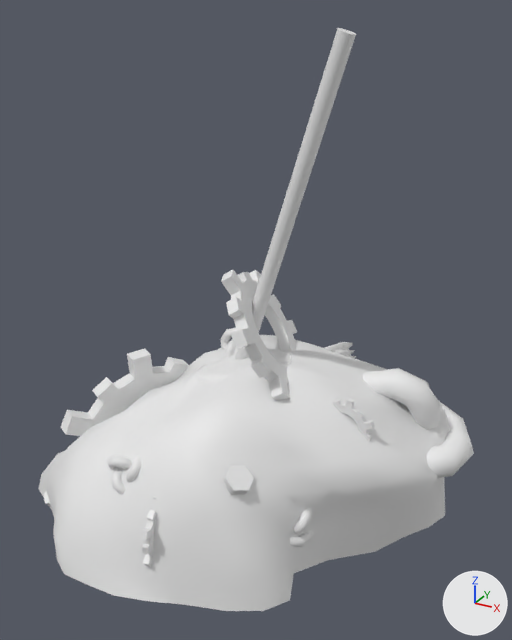
What one commit did to the FBX model Assets/Models/Resource_1.FBX.
Both versions are drawn from a camera (50 mm lens) standing at (0.0682, -0.1204, 0.1038) and looking at (0.0047, -0.005, 0.0462). Arrows for +X, +Y and +Z are at lower right; the lights stay in place. Where no turn or scale is listed for an object, it has been applied to the vertices.

The first picture shows 'Base', 'Hose002', 'Hose003', 'Hose004', 'Torus Knot002', 'Torus Knot003', 'Torus Knot004', 'Torus Knot005', 'Tube002', 'Tube003', 'Tube004', 'Tube005', 'pret'.
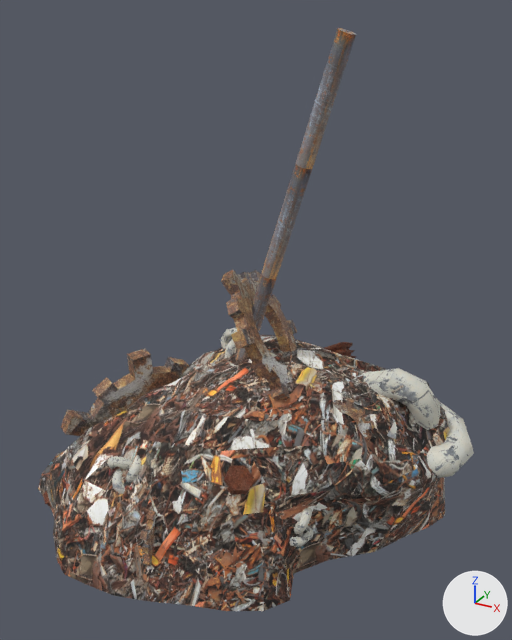
What differs and where, as boxes [x1, y1, x2, y2] in the pictures (512 x 640 px):
'Base', recoloured, surface changed: [38, 335, 450, 611] in both
'pret', recoloured, surface changed: [235, 28, 356, 360] in both
'Torus Knot004', recoloured (white to grey): [363, 368, 474, 478] in both
'Tube004', recoloured (grey to brown): [221, 270, 297, 400] in both
'Tube002', recoloured: [61, 348, 189, 436] in both
'Torus Knot002', recoloured (white to grey): [107, 455, 142, 494] in both
'Hose003', recoloured (white to brown): [224, 466, 254, 496] in both
'Tube003', recoloured: [333, 398, 375, 442] in both
'Tube005', recoloured (white to brown): [140, 496, 158, 567] in both
'Torus Knot005', recoloured, surface changed: [290, 508, 314, 547] in both
'Torus Knot003', recoloured, surface changed (white to grey): [221, 328, 237, 358] in both
'Hose002', recoloured (grey to brown): [324, 342, 357, 358] in both
'Hose004', recoloured, surface changed: [43, 491, 51, 507] in both

Diff of the bpy script that builds the scene:
```diff
--- a/Assets/Models/Resource_1.FBX.py
+++ b/Assets/Models/Resource_1.FBX.py
@@ me_mesh_011 @@
 me_mesh_011.from_pydata(...)  # 83 vertices, 62 faces; spans x -0.00093..0.00367, y -0.00419..0.00263, z -0.00403..0.00403
+# me_mesh_011 part 1: texture (UV) coordinates of 62 of 62 faces, centred in x 0.00016..0.00346, y -0.00401..0.00175, z -0.00375..0.00375, changed; they spanned u 0.0..1.0, v 0.0..1.0 and now span u 0.0..1.0, v 0.0..1.0
+me_mesh_011.materials.append(mat_refinery_door_m)  # picture img_refinery_door_jpg
@@ me_mesh_010 @@
 me_mesh_010.from_pydata(...)  # 127 vertices, 94 faces; spans x -0.00488..0.00367, y -0.00419..0.00191, z -0.00383..0.00403
+me_mesh_010.materials.append(mat_refinery_door_m)  # picture img_refinery_door_jpg
@@ me_mesh_013 @@
 me_mesh_013.from_pydata(...)  # 142 vertices, 115 faces; spans x -0.00468..0.0025, y -0.00472..0.00444, z -0.00186..0.00485
+# me_mesh_013 part 2: texture (UV) coordinates of 115 of 115 faces, centred in x -0.00446..0.0024, y -0.00446..0.00369, z -0.0013..0.00446, changed; they spanned u 0.14..0.83, v 0.0..1.0 and now span u 0.0..1.0, v 0.0..0.97
+me_mesh_013.materials.append(mat_refinery_door_m)  # picture img_refinery_door_jpg
@@ me_mesh_002 @@
 me_mesh_002.from_pydata(...)  # 324 vertices, 610 faces; spans x -0.0595..0.0283, y -0.0421..0.0338, z -0.0041..0.0329
+# me_mesh_002 part 5: texture (UV) coordinates of 610 of 610 faces, centred in x -0.0578..0.0276, y -0.0416..0.0335, z -0.0038..0.0327, changed; they spanned u 0.0..1.0, v 0.5..0.94 and now span u 0.01..0.97, v 0.12..0.84
+me_mesh_002.materials.append(mat_resource_scrap_m)  # picture img_resource_scrap_jpg
@@ me_mesh_004 @@
 me_mesh_004.from_pydata(...)  # 129 vertices, 123 faces; spans x -0.0106..0.0087, y -0.0153..0.0147, z -0.0104..0.0131
+me_mesh_004.materials.append(mat_harvester_metal_m)  # picture img_harvester_metal_jpg
@@ me_mesh @@
 me_mesh.from_pydata(...)  # 60 vertices, 53 faces; spans x -0.00279..0.00606, y -0.00153..0.00024, z -0.00136..0.00635
+me_mesh.materials.append(mat_harvester_metal_m)  # picture img_harvester_metal_jpg
@@ me_mesh_005 @@
 me_mesh_005.from_pydata(...)  # 58 vertices, 45 faces; spans x 0.00008..0.00257, y -0.0071..0.0006, z -0.00496..0.0077
+me_mesh_005.materials.append(mat_harvester_metal_m)  # picture img_harvester_metal_jpg
@@ me_mesh_012 @@
 me_mesh_012.from_pydata(...)  # 95 vertices, 69 faces; spans x -0.0102..0.0157, y -0.0138..0.0154, z -0.005..0.0158
+me_mesh_012.materials.append(mat_refinery_door_m)  # picture img_refinery_door_jpg
@@ me_mesh_001 @@
 me_mesh_001.from_pydata(...)  # 36 vertices, 52 faces; spans x 0.0079..0.0328, y -0.0016..0.0039, z 0.0326..0.1009
+# me_mesh_001 part 3: texture (UV) coordinates of 52 of 52 faces, centred in x 0.0152..0.0328, y -0.0015..0.0031, z 0.0551..0.1009, changed; they spanned u 0.01..1.03, v 0.0..1.0 and now span u -0.15..1.17, v 0.0..3.0
+me_mesh_001.materials.append(mat_harvester_metal_2_m)  # picture img_harvester_metal_2_jpg
@@ me_mesh_009 @@
 me_mesh_009.from_pydata(...)  # 50 vertices, 62 faces; spans x -0.00318..0.00261, y -0.00379..0.00235, z -0.00153..0.00391
+# me_mesh_009 part 4: texture (UV) coordinates of 62 of 62 faces, centred in x -0.00299..0.00174, y -0.00356..0.00118, z -0.00127..0.0034, changed; they spanned u 0.0..1.0, v 0.0..0.83 and now span u 0.0..1.0, v 0.0..1.0
+me_mesh_009.materials.append(mat_harvester_screw_m)  # picture img_harvester_screw_jpg
@@ me_mesh_003 @@
 me_mesh_003.from_pydata(...)  # 61 vertices, 53 faces; spans x -0.0098..0.0125, y -0.0194..0.0164, z 0.0006..0.0216
+me_mesh_003.materials.append(mat_harvester_metal_m)  # picture img_harvester_metal_jpg
@@ me_mesh_007 @@
 me_mesh_007.from_pydata(...)  # 43 vertices, 62 faces; spans x -0.007..0.00298, y -0.00406..0.00687, z -0.0011..0.00745
+me_mesh_007.materials.append(mat_harvester_screw_m)  # picture img_harvester_screw_jpg
@@ me_mesh_008 @@
 me_mesh_008.from_pydata(...)  # 58 vertices, 88 faces; spans x -0.00195..0.00369, y -0.00334..0.00202, z -0.00153..0.00391
+me_mesh_008.materials.append(mat_harvester_screw_m)  # picture img_harvester_screw_jpg
```
